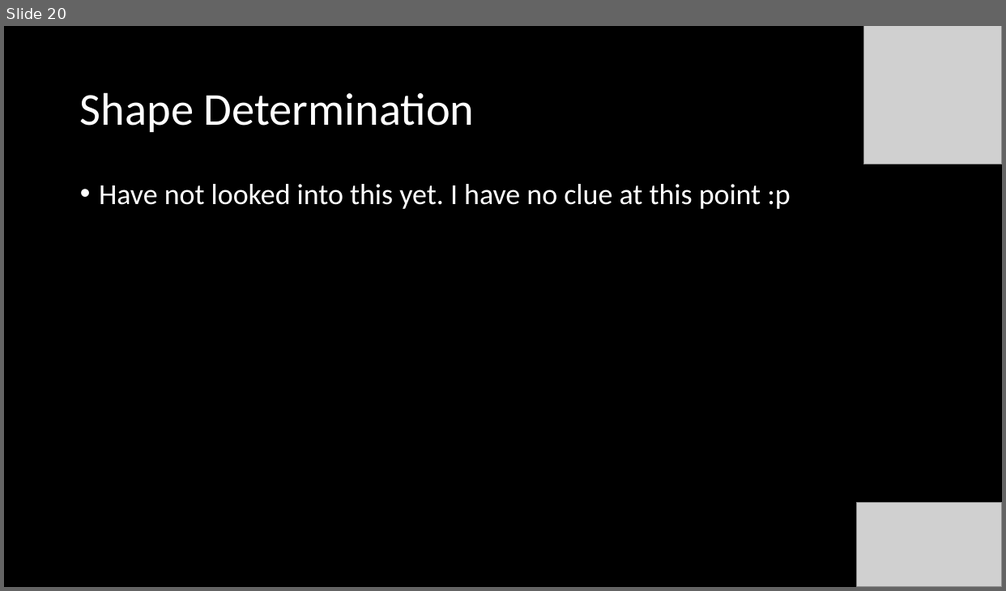
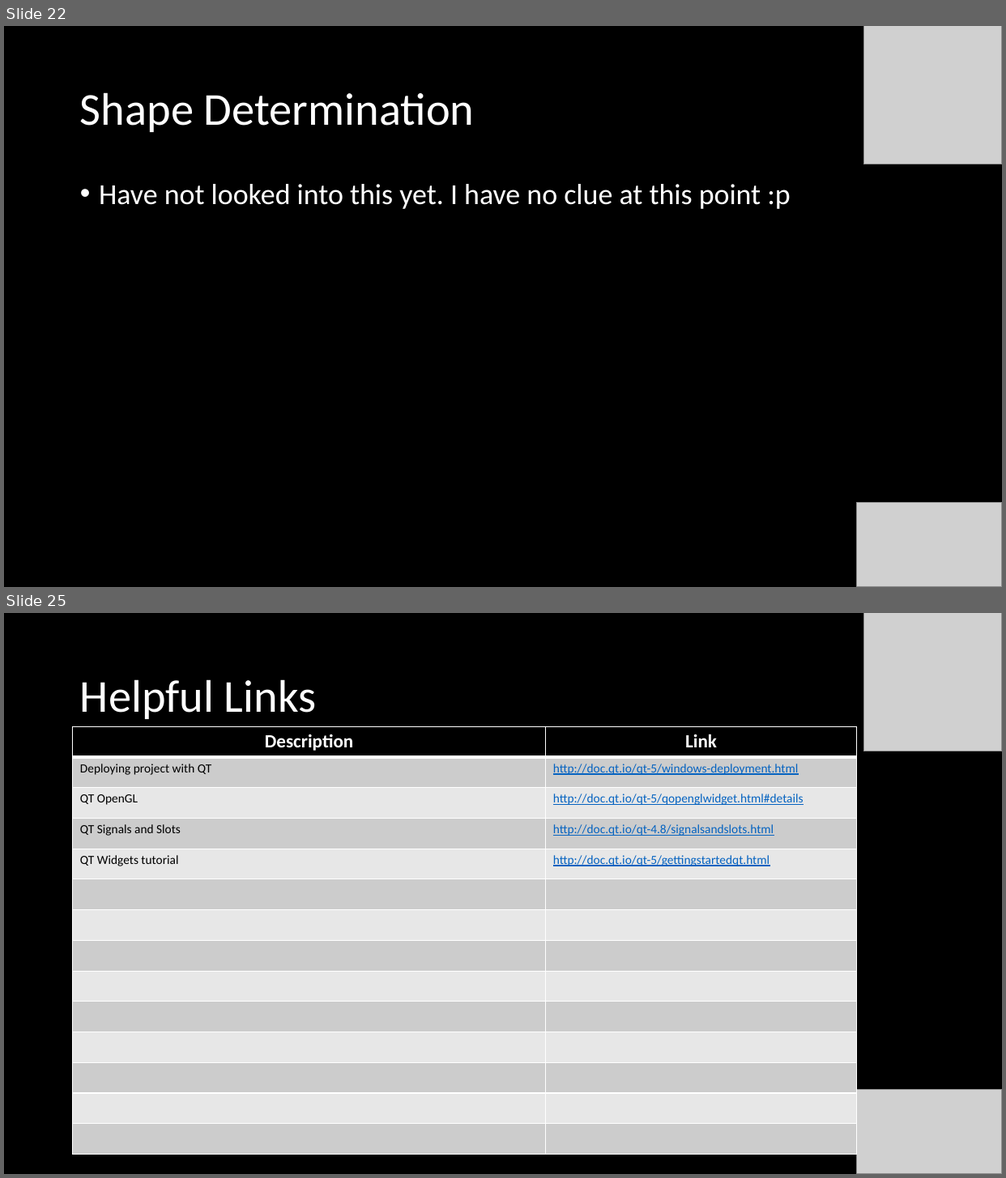
Before and after one commit to henry-valentine/COMPASS, a slide deck: documentation/COMPASS Project Status Document.pptx. Shown one above the other, each under a label of ours: slide 20 before the commit, slides 22 and 25 after it; the slides between them are not shown. The pictures are 1006x591 and 1006x1178 pixels, drawn with LibreOffice and Linux fonts; fonts in the diff are those of the drawing; grey boxes stand for pictures. Boxes give left, top, right and bottom in pixels: in the first picture for what was removed or moved away, otherwise in the second. Text is boxed around its words. In the diff, an @@ line names an element or a change of style, - is before the commit and + after.

```diff
--- a/documentation/COMPASS Project Status Document.pptx
+++ b/documentation/COMPASS Project Status Document.pptx
@@ slide 25 added at (4, 613, 1002, 1174), background #000000 @@
@@ picture added at (863, 613, 1002, 752) @@
@@ title added at (80, 679, 316, 719), 44 pt, text #FFFFFF @@
+Helpful Links
@@ table added at (73, 726, 858, 1155), 14 rows, 2 columns @@
+Description | Link
+Deploying project with QT | http://doc.qt.io/qt-5/windows-deployment.html
+QT OpenGL | http://doc.qt.io/qt-5/qopenglwidget.html#details
+QT Signals and Slots | http://doc.qt.io/qt-4.8/signalsandslots.html
+QT Widgets tutorial | http://doc.qt.io/qt-5/gettingstartedqt.html
+ | 
+ | 
+ | 
+ | 
+ | 
+ | 
+ | 
+ | 
+ | 
@@ picture added at (857, 1090, 1002, 1174) @@
@@ what was slide 20 is now slide 22 @@
```
Also in this commit, not shown: 8 slides changed, 5 other slides added, 12 other files.
